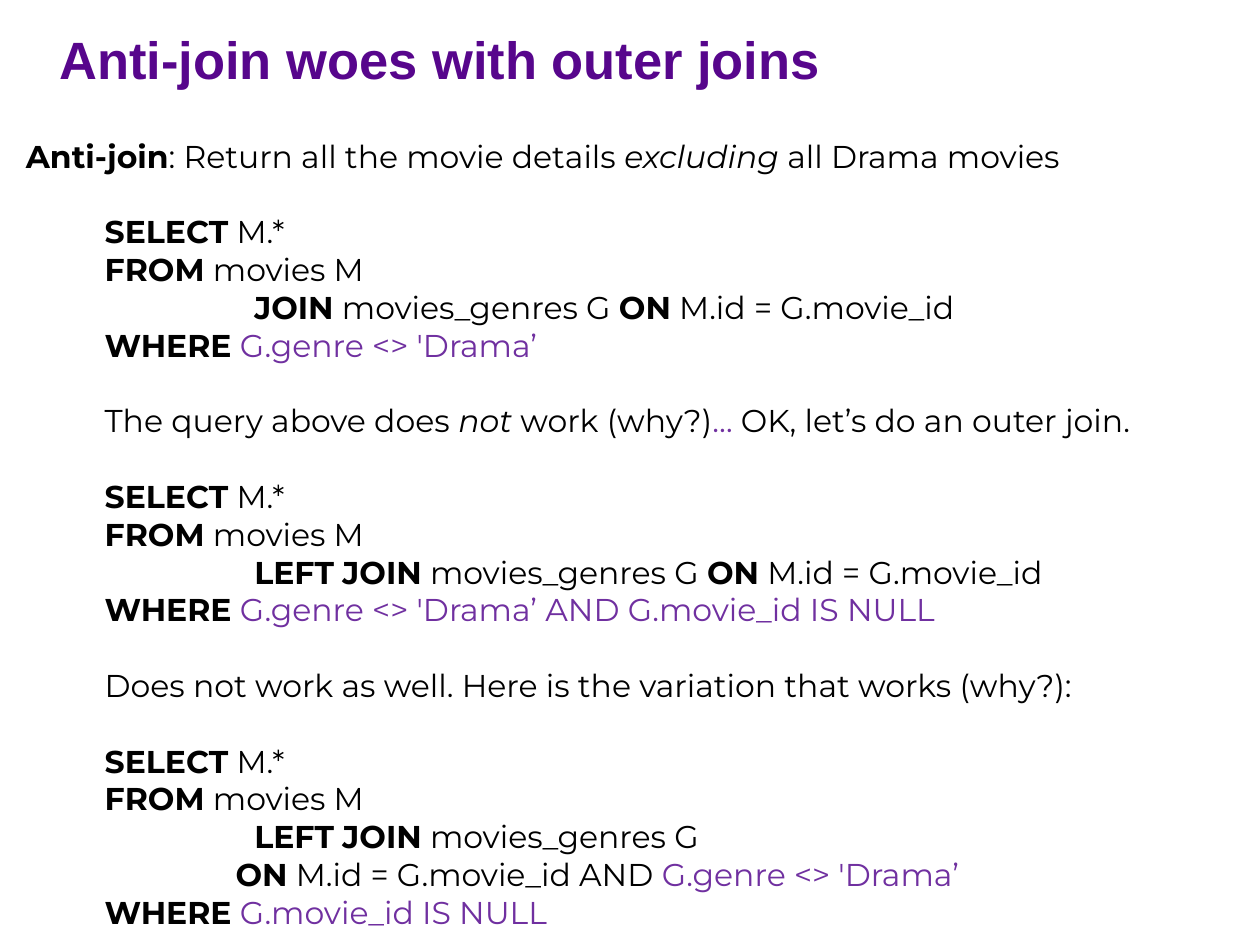
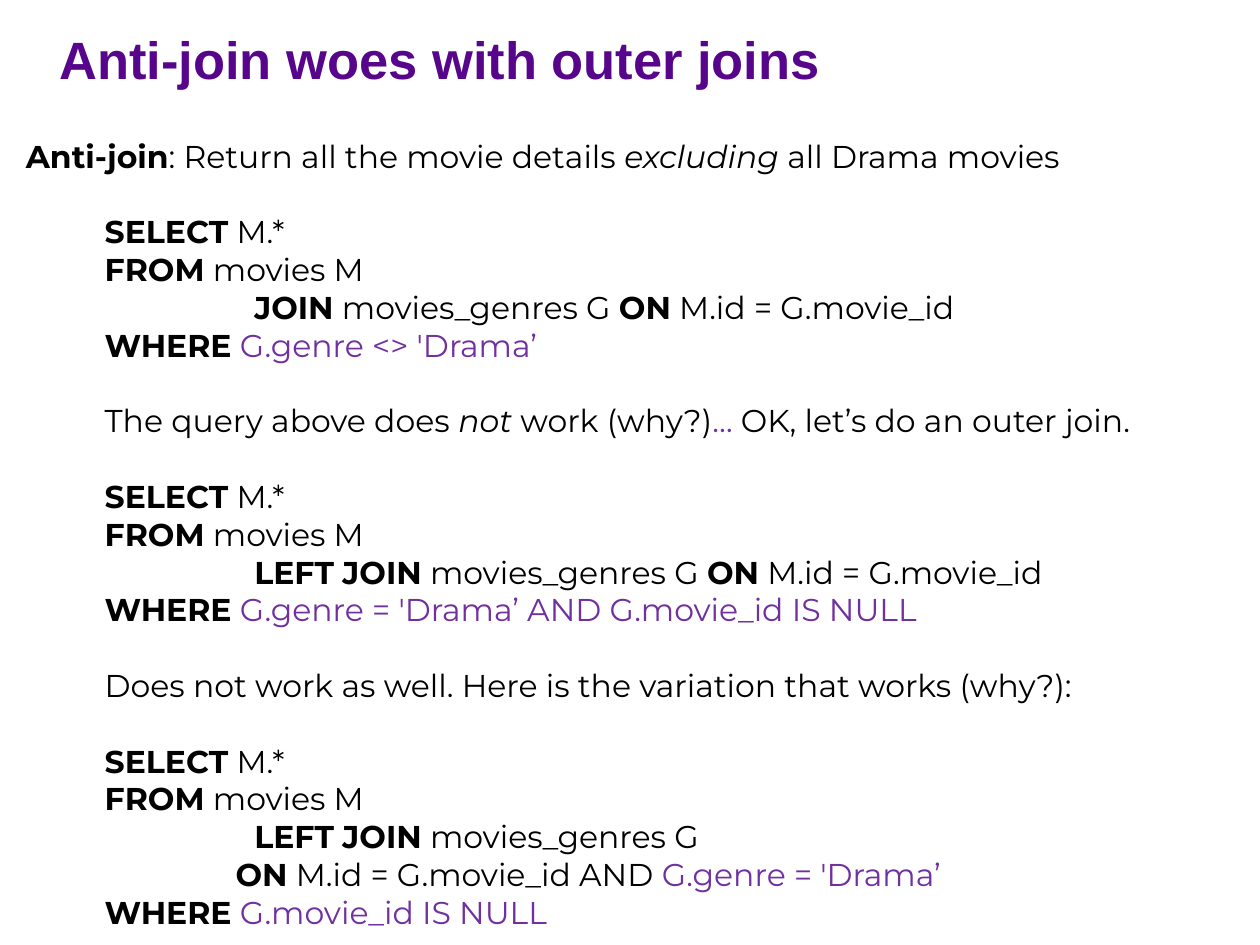
Before and after one commit to ipeirotis/introduction-to-databases, a slide deck: slide 12 of session6/F-SQL_Subqueries.pptx. Drawn at 1260x945 pixels with LibreOffice and Linux fonts; fonts in the diff are those of the drawing. Boxes give left, top, right and bottom in pixels: in the first picture for what was removed or moved away, otherwise in the second. Text is boxed around its words. In the diff, an @@ line names an element or a change of style, - is before the commit and + after.

```diff
--- a/session6/F-SQL_Subqueries.pptx
+++ b/session6/F-SQL_Subqueries.pptx
@@ text at (105,597,917,628): text changed @@
-  WHERE G.genre <> 'Drama’ AND G.movie_id IS NULL
+  WHERE G.genre = 'Drama’ AND G.movie_id IS NULL
@@ text at (236,824,940,893): text changed @@
-  LEFT JOIN movies_genres G
-  ON M.id = G.movie_id AND G.genre <> 'Drama’
+  LEFT JOIN movies_genres G
+  ON M.id = G.movie_id AND G.genre = 'Drama’
```
